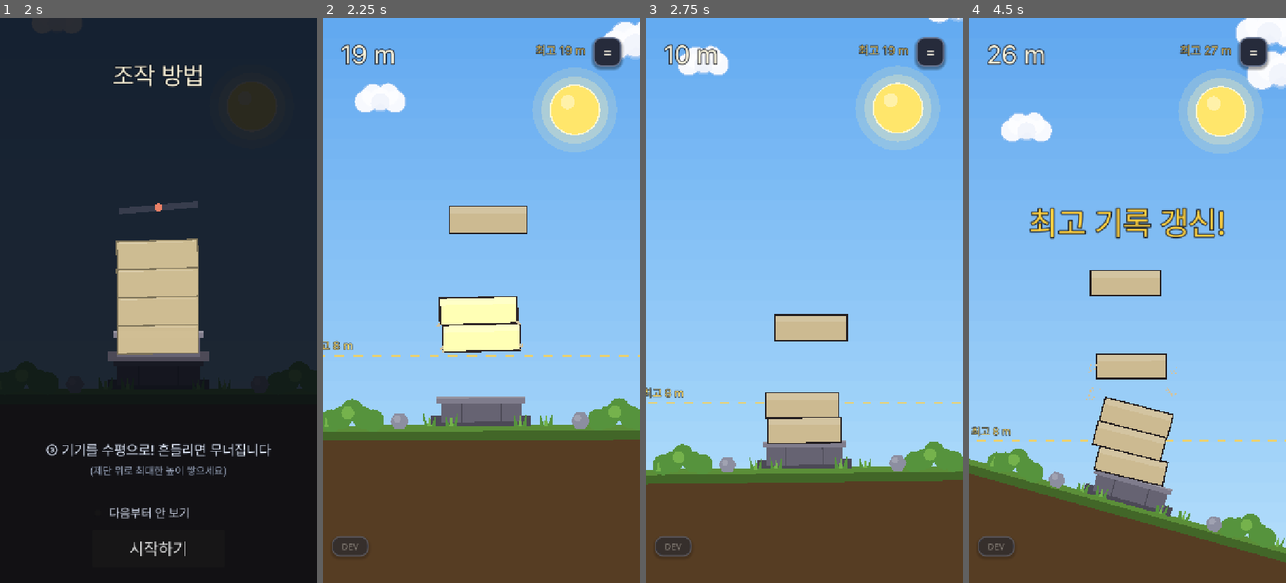
Above: before the commit, frames 1-4 (left to right).
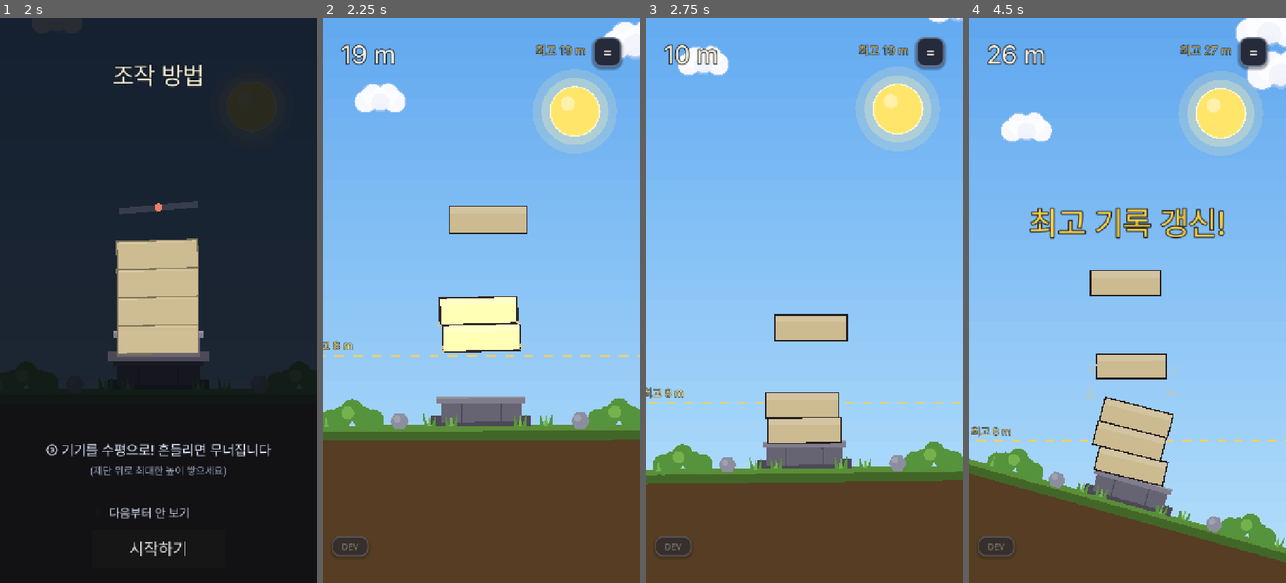
Above: after the commit, the same moments.

Repository: jungrok5/babel-tower
Game: Godot game, scene res://test/Screenshot.tscn
Two runs of this game, one before a commit and one after it. Both use one fixed random seed, a clock stepped at 60 frames per second and the inputs below. This scene is started directly instead of the project's main scene.
Inputs (mouse positions are in pixels of both pictures, inside the frame that each line leads up to):
- Up to frame 1 (2 s): tap Enter at 0.5 s; move the mouse to (142, 413) at 0.52 s; tap R at 0.6 s; click (142, 413) at 0.67 s; tap Space at 0.77, 1.07, 1.25 s; drag from (253, 385) to (142, 413) at 1.27 s
- Up to frame 2 (2.25 s): click "시작하기" at 2 s
- Up to frame 3 (2.75 s): no input
- Up to frame 4 (4.5 s): click "=" at 2.75 s; click "DEV" at 3.5 s; click "계속하기" at 4.25 s

Frame 1 is identical in both runs. In frame 2, 0.4% of the frame differs, in the area x 66-93%, y 8-24%; in frame 3, 0.2%; in frame 4, 0.6%, in the area x 66-93%, y 9-25%.

Commit message:
sky: fade sun out before the cloud band and give it more descent
Co-Authored-By: Claude Opus 4.8 <noreply@anthropic.com>
Claude-Session: https://claude.ai/code/session_01Jx8xk1vyhwdsC6SaQay3dQ

Diff:
--- a/scripts/sky.gd
+++ b/scripts/sky.gd
@@ -107,9 +107,9 @@
 
 	# 해 — 지상에서 밝게. 올라갈수록 서서히 내려가며(고도감) 성층권 전에 사라진다.
 	# (아무리 올라도 해보다 높이 갈 순 없으니 완전히 지나치진 않고 위쪽에서 페이드아웃)
-	var sun_a := clampf((300.0 - meters) / 150.0, 0.0, 1.0)
+	var sun_a := clampf((225.0 - meters) / 135.0, 0.0, 1.0)   # 구름대 진입 전 사라짐
 	if sun_a > 0.0:
-		var sun_y := 200.0 + meters * 0.45      # 오를수록 살짝 아래로(움직임 체감)
+		var sun_y := 200.0 + meters * 0.62      # 오를수록 아래로 내려감(고도 상승 체감)
 		_draw_sun(Vector2(VW - 148.0, sun_y), sun_a)
 
 	# 별 — 고도별 위치. 올라가면 아래로 흐른다(우주로 상승하는 느낌).
